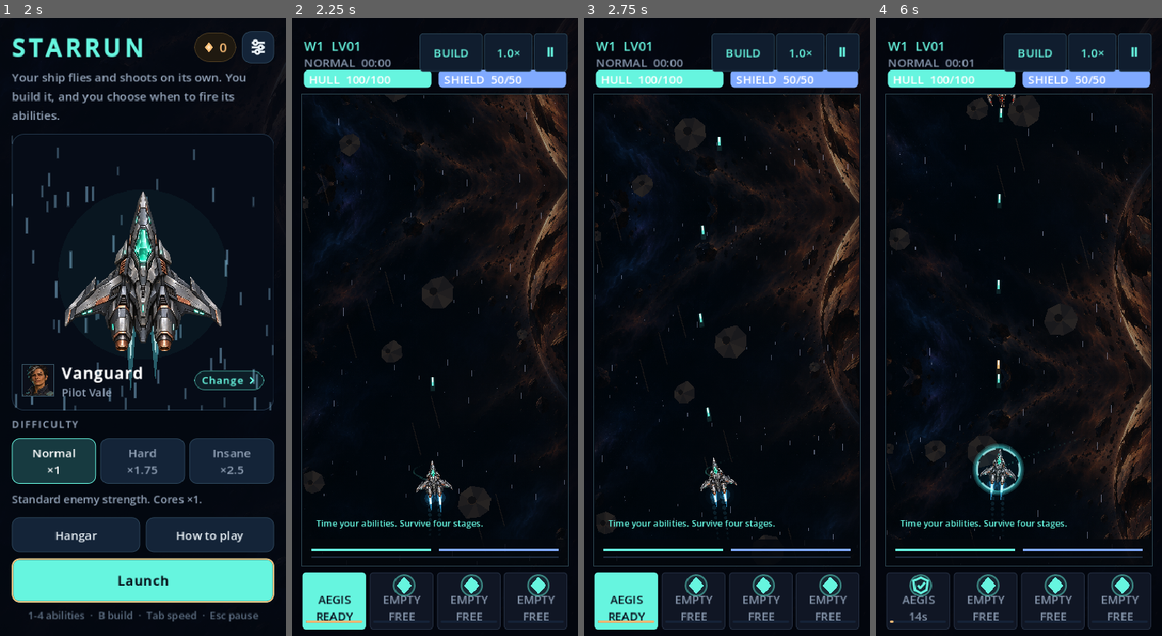
Above: before the commit, frames 1-4 (left to right).
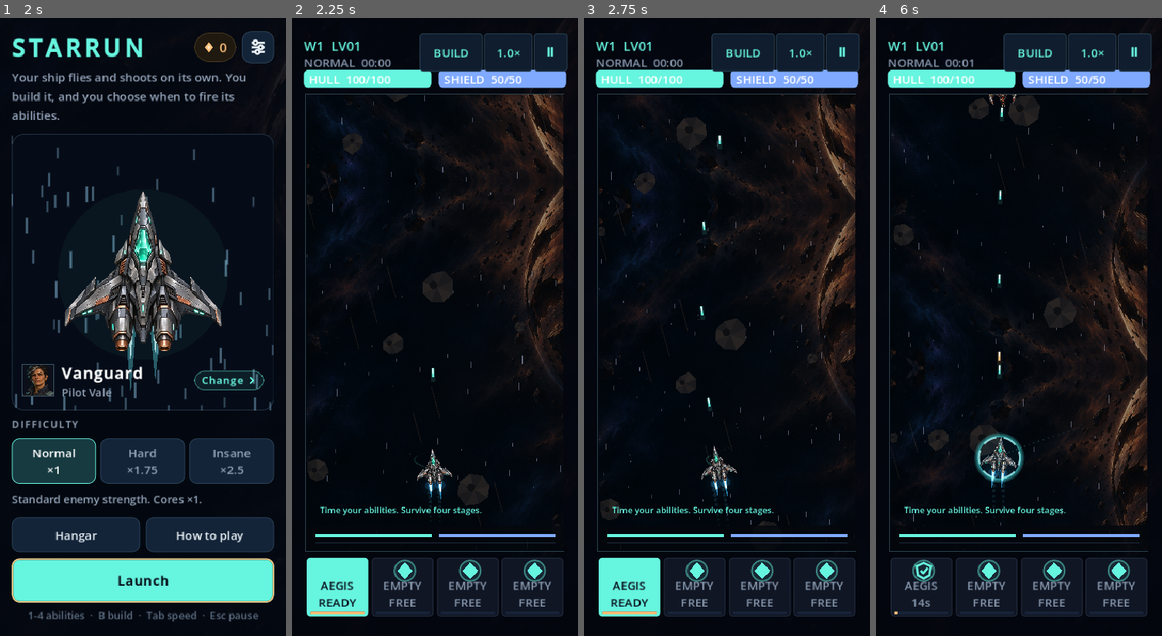
Above: after the commit, the same moments.

Repository: killjoy00/StarRun
Game: Godot game, scene res://scenes/main.tscn
The game is run twice, just before and just after one commit, with the same random seed, the same clock (stepped at 60 frames per second) and the same inputs.
Inputs:
- Up to frame 1 (2 s): click "Normal ×1" at 0.5 s; click "Normal ×1" at 1.25 s
- Up to frame 2 (2.25 s): click "Launch" at 2 s
- Up to frame 3 (2.75 s): no input
- Up to frame 4 (6 s): click "AEGIS READY" at 2.75 s; click "Ⅱ" at 3.5 s; click "BUILD" at 4.25 s; click "1.0×" at 5 s; click "Resume" at 5.75 s

Frame 1 is identical in both runs. In frame 2, 11% of the frame differs, in the area x 3-97%, y 12-99%; in frame 3, 11%; in frame 4, 12%.

Commit message:
Reserve extra phone safe-area room for minimum-height active buttons

Diff:
--- a/scripts/main.gd
+++ b/scripts/main.gd
@@ -232,7 +232,7 @@
 	var compact := _compact_ui()
 	var safe_top: float = float(inset.top) + 7.0
 	var field_top := safe_top + 84.0
-	var reserved := 82.0 if compact else 196.0
+	var reserved := 102.0 if compact else 196.0
 	var usable_height := maxf(80.0, size.y - field_top - reserved - float(inset.bottom))
 	scale_factor = minf((size.x - 24.0) / 540.0, usable_height / 960.0)
 	field = Rect2(Vector2((size.x - 540.0 * scale_factor) * 0.5, field_top), Vector2(540, 960) * scale_factor)
@@ -261,7 +261,7 @@
 	for i in range(Catalog.ACTIVE_SLOTS):
 		var button: Button = ability_buttons[i]
 		button.position = Vector2(controls_x + i * (button_width + 5.0), field.end.y + 9.0) if compact else Vector2(controls_x + (i % 2) * (button_width + 6.0), field.end.y + 9.0 + int(i / 2) * 84.0)
-		button.size = Vector2(button_width, 72.0 if compact else 80.0)
+		button.size = Vector2(button_width, 80.0)
 		button.custom_minimum_size.y = button.size.y
 		button.alignment = HORIZONTAL_ALIGNMENT_CENTER
 		button.add_theme_font_size_override("font_size", 16 if compact else 15)
